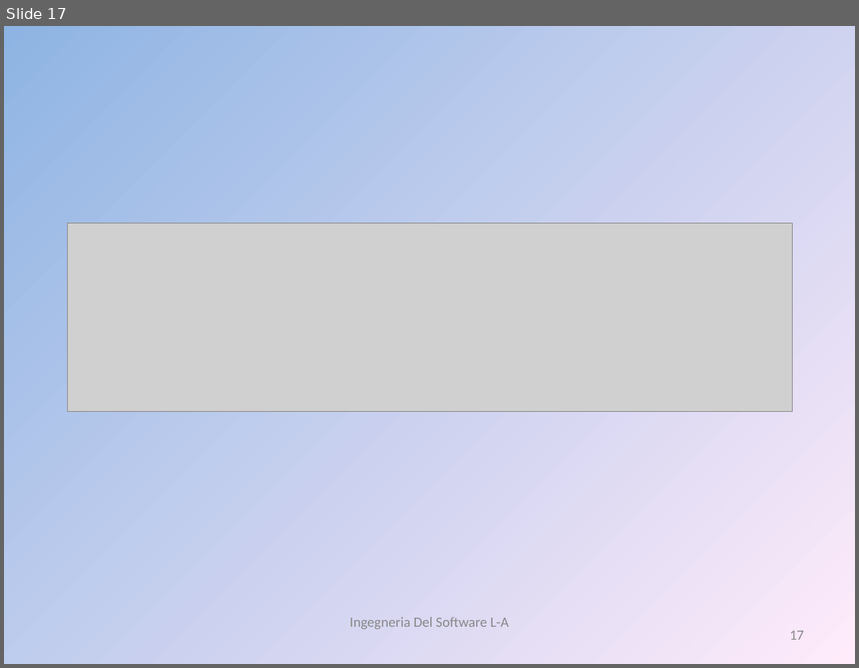
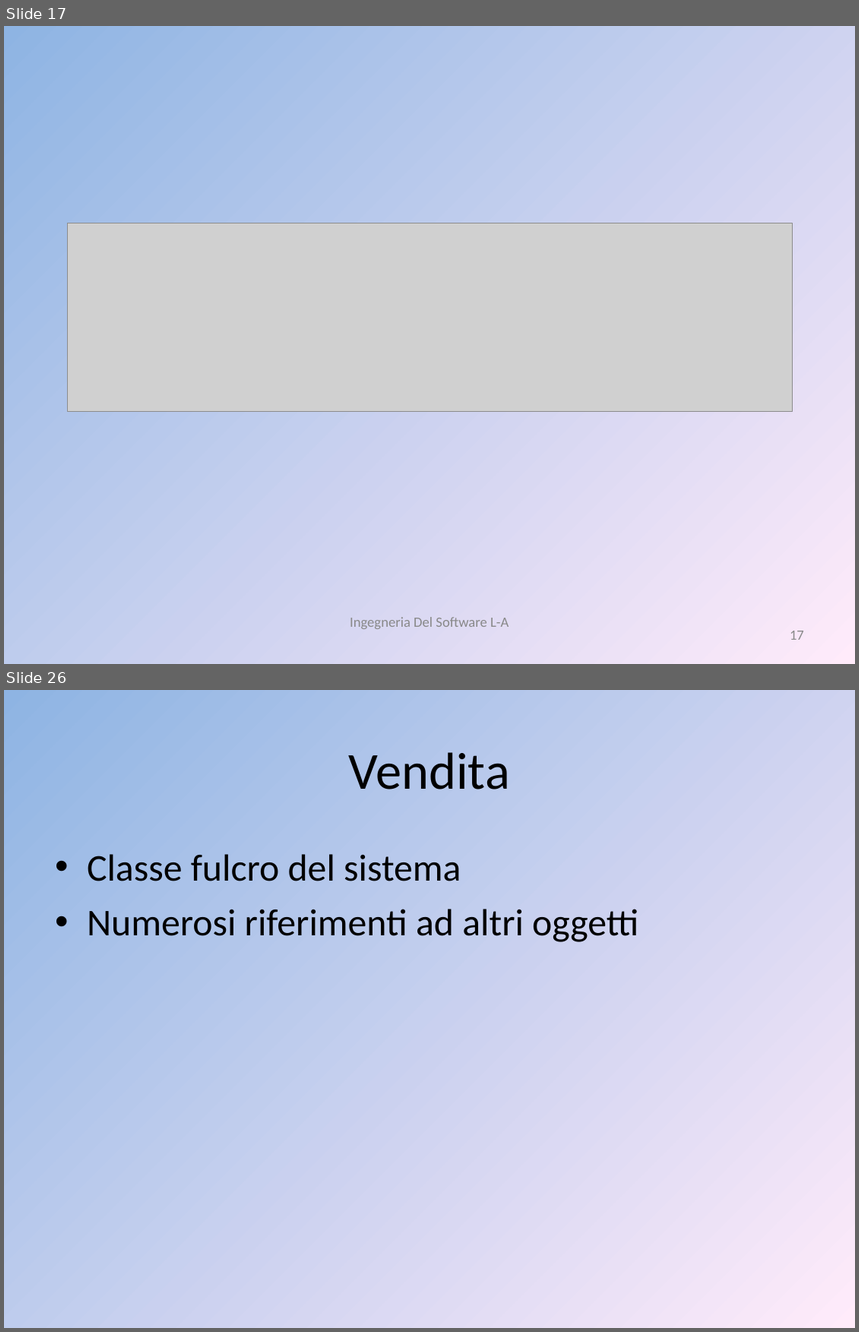
Before and after one commit to liannario/ingsoftbo, a slide deck: ViaggiateSicuri.ppt. Shown one above the other, each under a label of ours: slide 17 before the commit, slides 17 and 26 after it; the slides between them are not shown. The pictures are 859x668 and 859x1332 pixels, drawn with LibreOffice and Linux fonts; fonts in the diff are those of the drawing; grey boxes stand for pictures. Boxes give left, top, right and bottom in pixels: in the first picture for what was removed or moved away, otherwise in the second. Text is boxed around its words. In the diff, an @@ line names an element or a change of style, - is before the commit and + after.

```diff
--- a/ViaggiateSicuri.ppt
+++ b/ViaggiateSicuri.ppt
@@ slide 26 added at (4,690,855,1328), background gradient #8EB4E3 to #FFEBFA @@
@@ title added at (349,752,510,790), 44 pt, text #000000 @@
+Vendita
@@ text added at (87,854,639,942), 32 pt, text #000000 @@
+• Classe fulcro del sistema
+• Numerosi riferimenti ad altri oggetti
```
Also in this commit, not shown: 1 slide changed, 7 other slides added.
